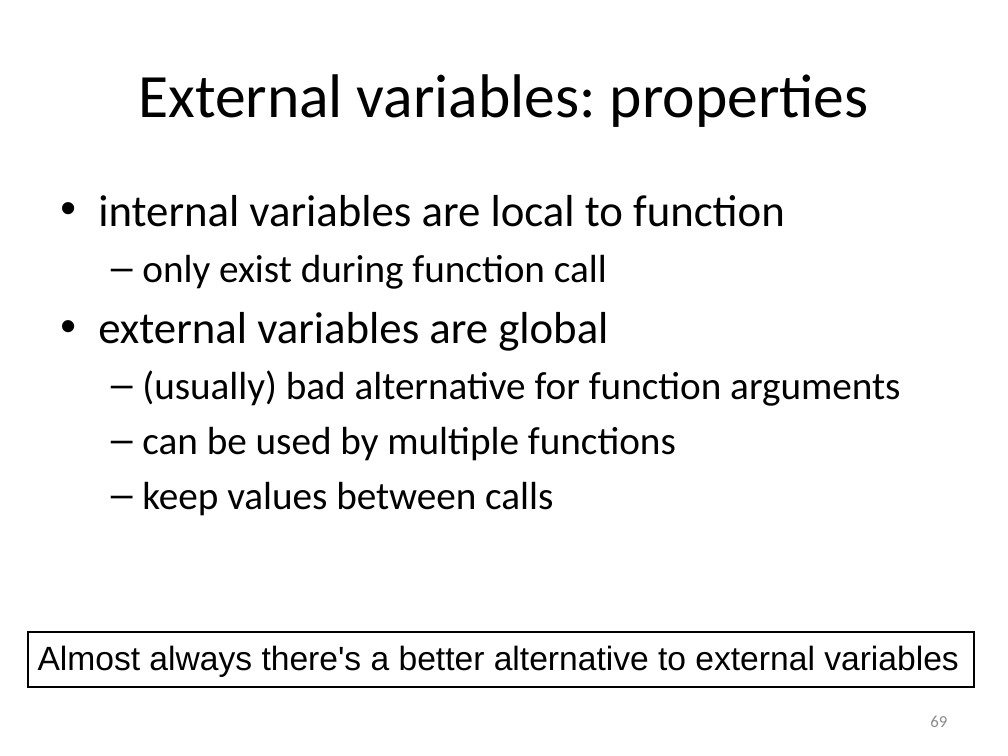
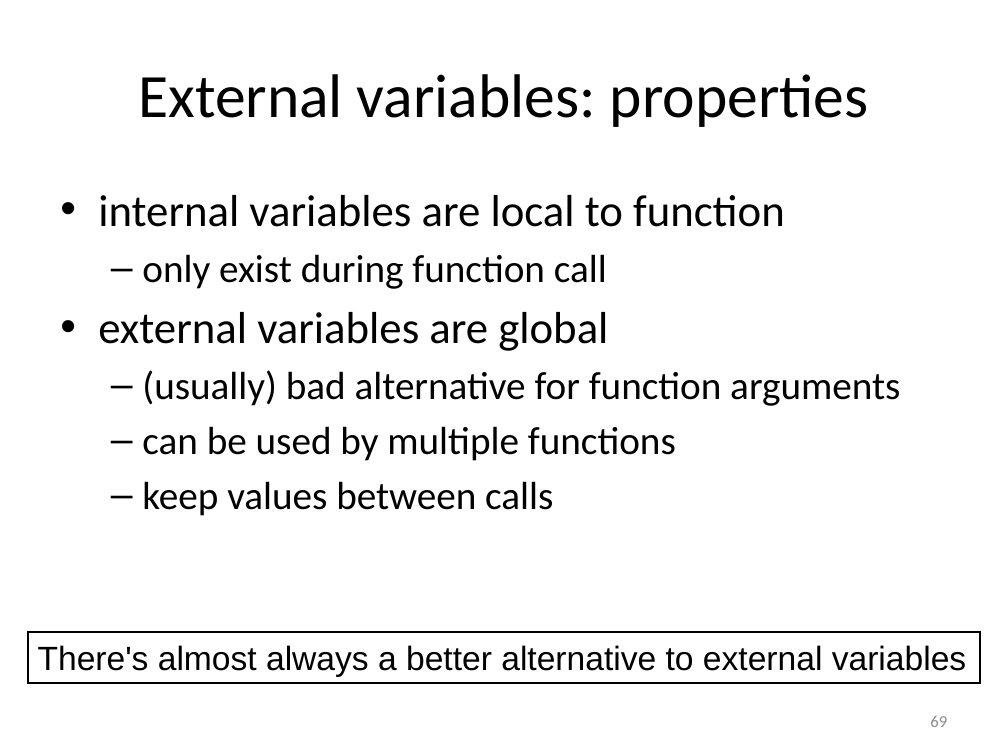
Before and after one commit to gjbex/Scientific-C, a slide deck: slide 69 of scientific_c.pptx. Drawn at 1008x756 pixels with LibreOffice and Linux fonts; fonts in the diff are those of the drawing. Boxes give left, top, right and bottom in pixels: in the first picture for what was removed or moved away, otherwise in the second. Text is boxed around its words. In the diff, an @@ line names an element or a change of style, - is before the commit and + after.

```diff
--- a/scientific_c.pptx
+++ b/scientific_c.pptx
@@ rectangle "There's almost always a better ...": place and size @@
-rectangle "There's almost always a better ..." at box(27, 632, 974, 686)
+rectangle "There's almost always a better ..." at box(27, 632, 980, 682)
@@ text in rectangle at box(38, 645, 966, 677): text changed @@
-Almost always there's a better alternative to external variables
+There's almost always a better alternative to external variables
```
Also in this commit, not shown: 11 other slides changed.
